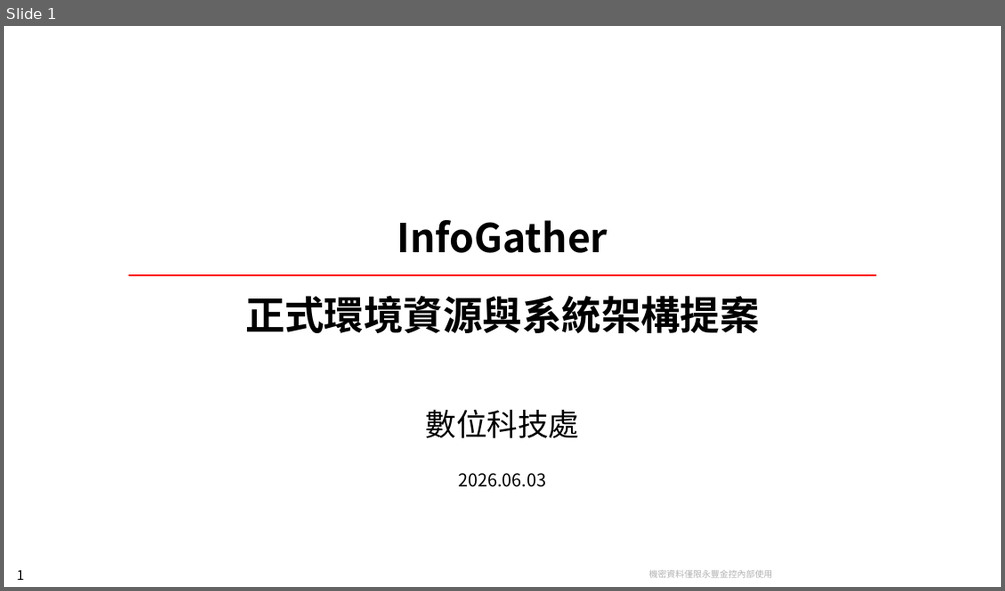
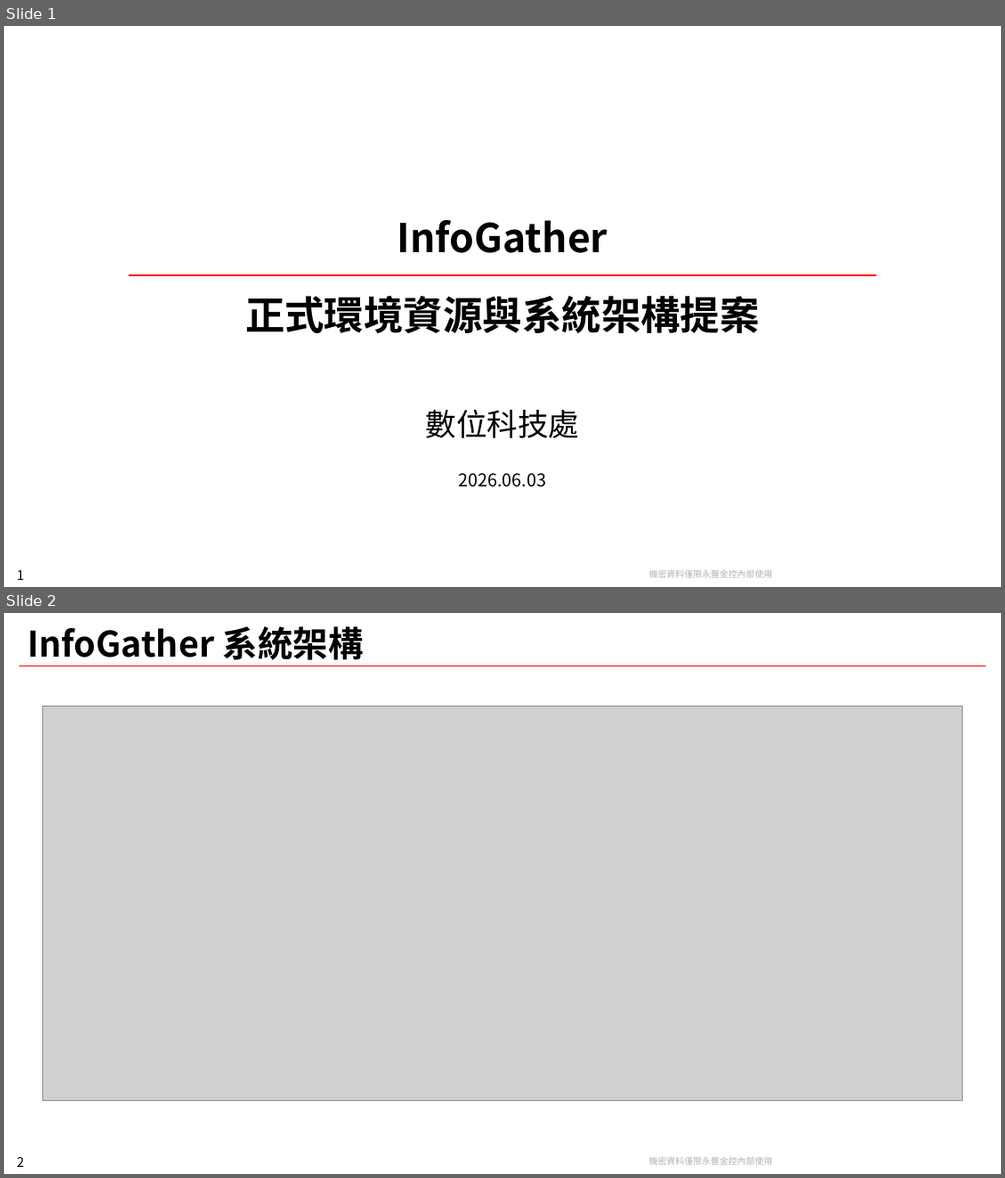
Before and after one commit to chunkai1312/temp, a slide deck: infogather.pptx. Shown one above the other, each under a label of ours: slide 1 before the commit, slides 1 and 2 after it. The pictures are 1005x591 and 1005x1178 pixels, drawn with LibreOffice and Linux fonts; fonts in the diff are those of the drawing; grey boxes stand for pictures; background and template pictures are left out. Boxes give left, top, right and bottom in pixels: in the first picture for what was removed or moved away, otherwise in the second. Text is boxed around its words. In the diff, an @@ line names an element or a change of style, - is before the commit and + after.

```diff
--- a/infogather.pptx
+++ b/infogather.pptx
@@ slide 2 added at box(4, 613, 1001, 1174), background #FFFFFF; not listed: 2 template elements that a slide beside it also shows @@
@@ title added at box(27, 626, 364, 660), 32 pt, text #000000, bold @@
+InfoGather 系統架構
@@ line added from (20, 666) to (985, 666), #FF0000 1.25 pt @@
@@ picture added at box(43, 706, 962, 1100) @@
```
Also in this commit, not shown: 1 slide changed, 1 other slide added, 13 slides removed.
